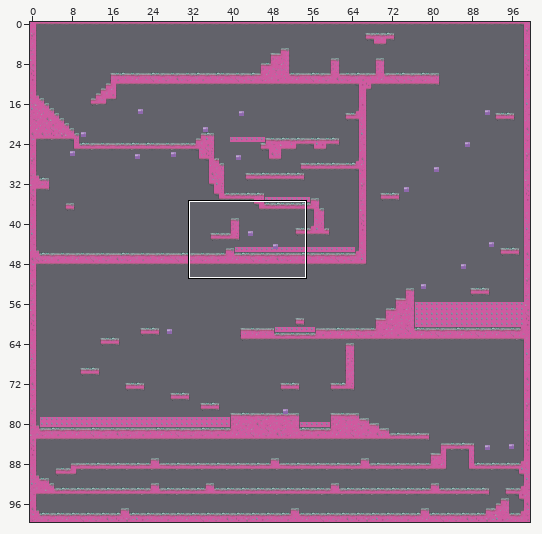
An edit to a level. Tiled map, res/maps/testmap_3.tmx. Above: a wide view before the commit, with the close-up outlined.
Close-up. The starting point:
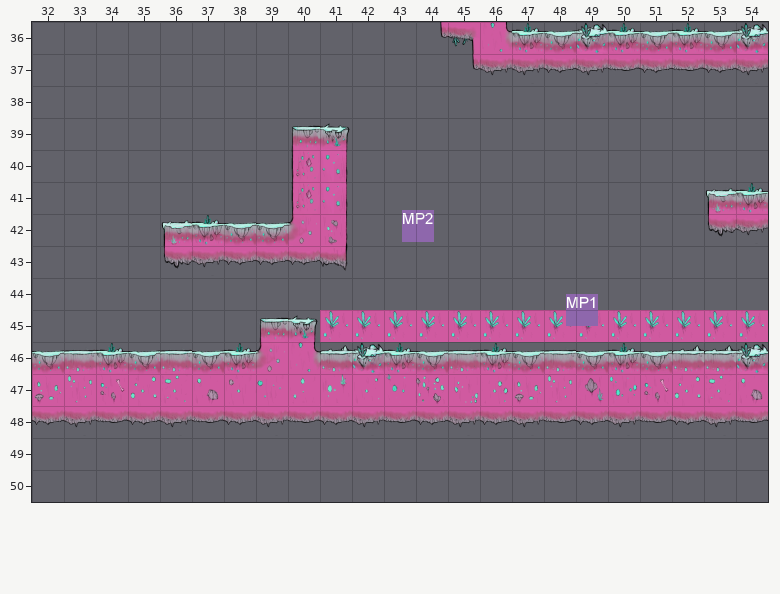
Cells are 64x64 px. Shown: x 32..54, y 36..50. The commit also changed other parts of the map, which this record leaves out.
The same view after the edit:
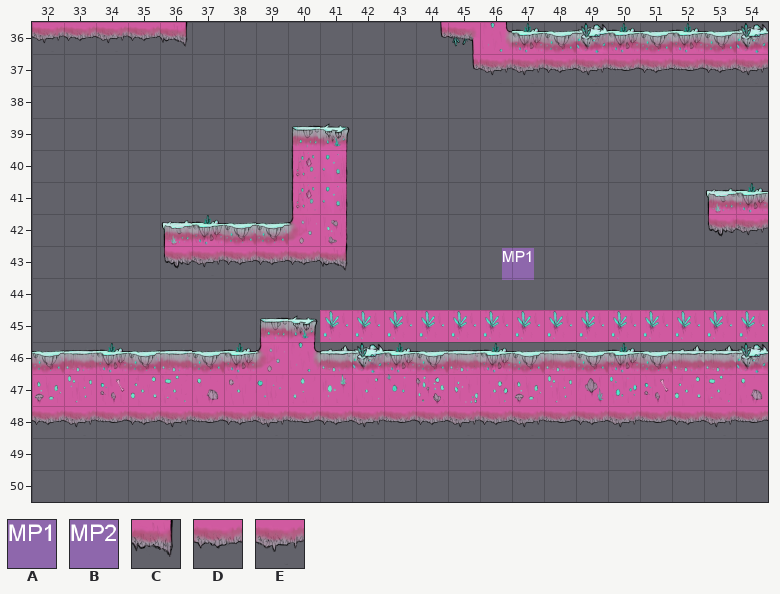
Key: from "moving_platform": A 0 "bigPlatform", B 1 "smallPlatform"; from "tiledmap_final": C 162, D 208, E 209.
_ is an empty cell.
Objects are placed by their top-left corner, in cells (3,4 is the top-left corner of cell 3,4); size is 1x1 cell unless given.
Edits made:
{"where": "layer \"Kachelebene 1\""}
{"y":36,"x":32,"old":"_____","new":"EDEDC"}
{"where": "layer \"Objektebene 1\""}
{"was": "A \"p13\" at 48.7,44.5", "now": "A \"p13\" at 46.7,43"}
{"was": "B \"p14\" at 43.5,41.9"}
{"label":"added","picture_box":[32,22,188,47]}
{"label":"removed","picture_box":[402,210,434,242]}
{"label":"new place","picture_box":[502,248,534,280]}
{"label":"old place","picture_box":[566,294,598,326]}
